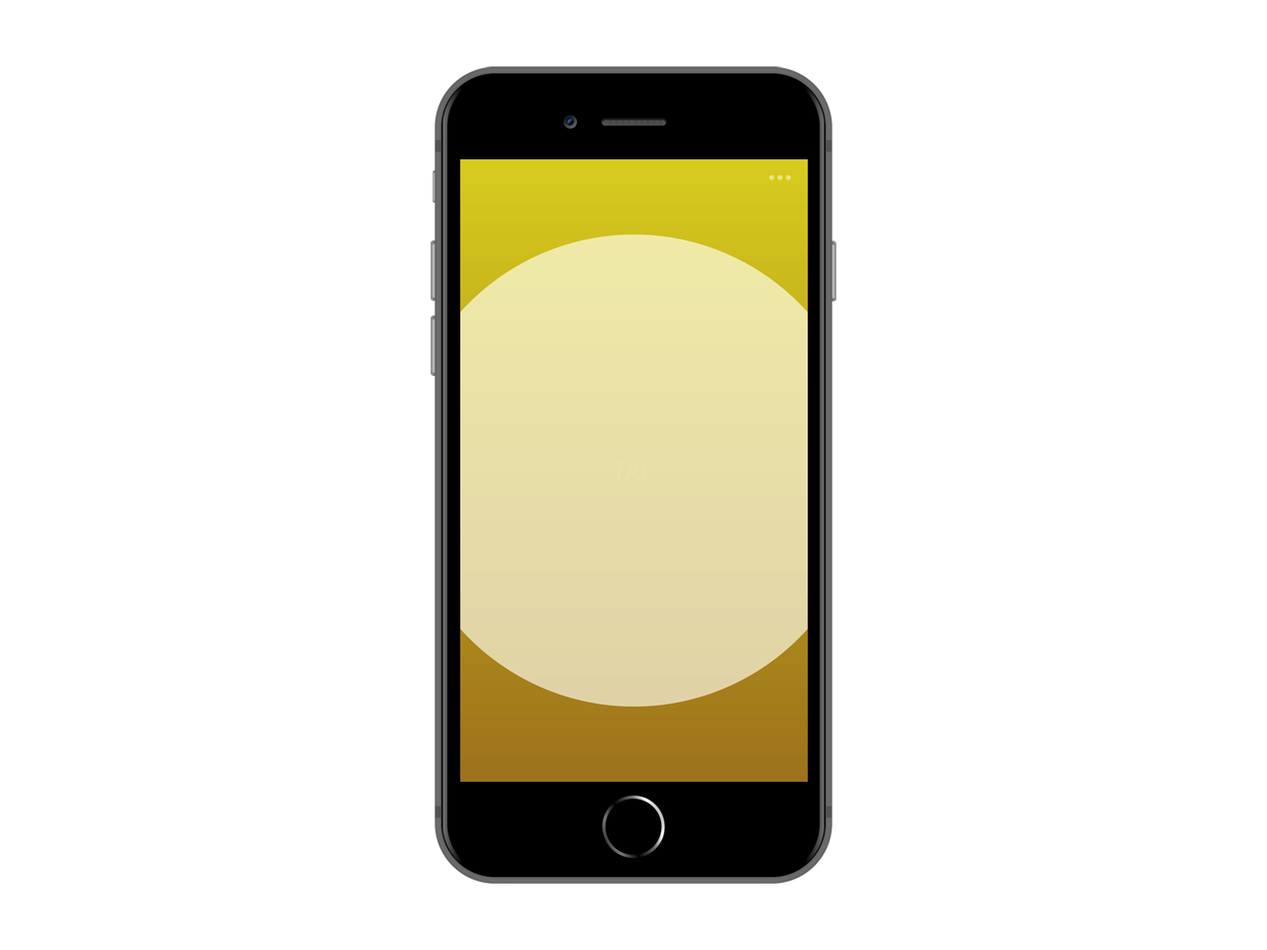
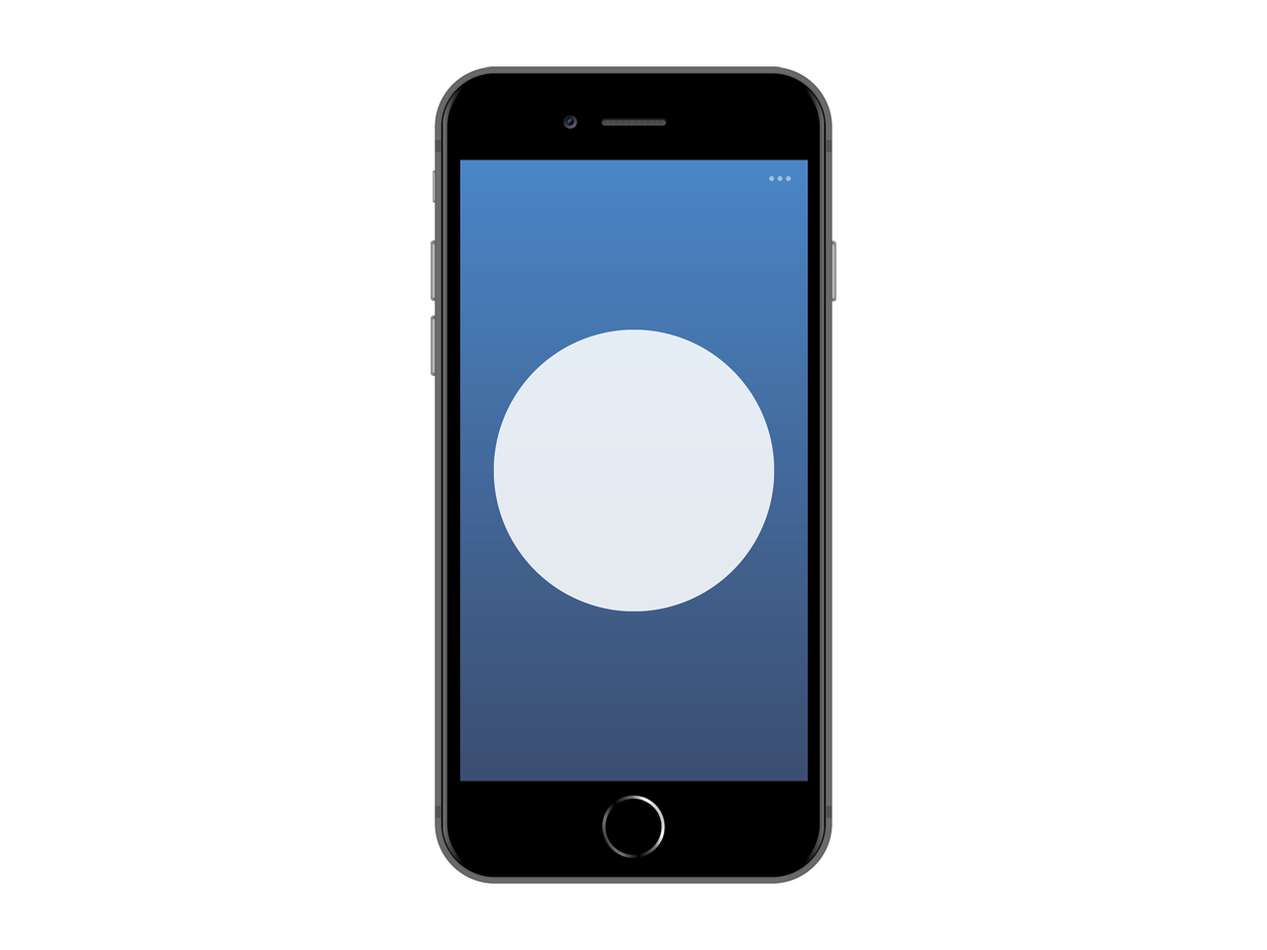
Comparing the layer stacks of the two 1267 x 950 images. Changes:
added layer "Simulator Screen Shot - iPhone 8 Plus - 2017-10-27 at 14.03.46" above "Simulator Screen Shot - iPhone 8 Plus - 2017-10-27 at 14.02.51" over [left=460, top=160, right=808, bottom=781]
added layer "Simulator Screen Shot - iPhone 8 Plus - 2017-10-27 at 14.02.51" above "Simulator Screen Shot - iPhone 8 Plus - 2017-10-27 at 13.52.55" over [left=460, top=160, right=808, bottom=781]
hid "Simulator Screen Shot - iPhone 8 Plus - 2017-10-27 at 13.52.55" over [left=460, top=159, right=808, bottom=782]
hid "Simulator Screen Shot - iPhone 8 Plus - 2017-10-27 at 13.52.16" over [left=460, top=159, right=808, bottom=782]
hid "Simulator Screen Shot - iPhone 8 Plus - 2017-10-27 at 13.52.39" over [left=460, top=159, right=808, bottom=782]
